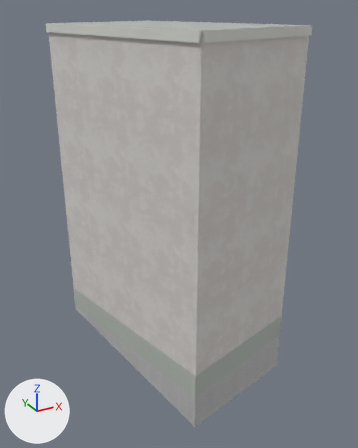
Two versions of the Blender file assets/blender/buildings/osm-way-49379130.blend, one commit apart.
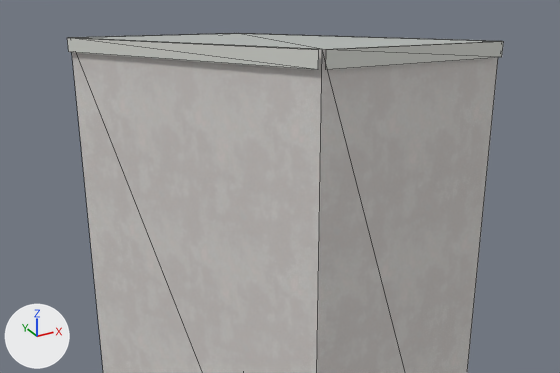
Each version appears first whole from a 50 mm camera at (-3.16, -6.02, 4.71) aimed at (0.09, -0.12, 1.76), and next in a close-up on the part from 1% to 97% of the width and 0% to 51% of the height. Arrows for +X, +Y and +Z are at lower left; the lights stay in place. The older version's two pictures come first. The close-ups show mesh edges as thin lines.

Script lines for the objects in view, before the commit:
```python
ob_reality_49379130_near_reality_aged_pale_plaster = bpy.data.objects.new('reality 49379130 near reality aged pale plaster', me_reality_49379130_near_reality_aged_pale_plaster)
ob_reality_49379130_near_reality_aged_pale_plaster.parent = ob_osm_way_49379130
ob_reality_49379130_near_reality_aged_pale_plaster.location = (0.0, 0.0, 0.0)
ob_reality_49379130_near_reality_flat_weathered_roof = bpy.data.objects.new('reality 49379130 near reality flat weathered roof', me_reality_49379130_near_reality_flat_weathered_roof)
ob_reality_49379130_near_reality_flat_weathered_roof.parent = ob_osm_way_49379130
ob_reality_49379130_near_reality_flat_weathered_roof.location = (0.0, 0.0, 0.0)
ob_reality_49379130_near_reality_pale_aluminum_sill = bpy.data.objects.new('reality 49379130 near reality pale aluminum sill', me_reality_49379130_near_reality_pale_aluminum_sill)
ob_reality_49379130_near_reality_pale_aluminum_sill.parent = ob_osm_way_49379130
ob_reality_49379130_near_reality_pale_aluminum_sill.location = (0.0, 0.0, 0.0)
```
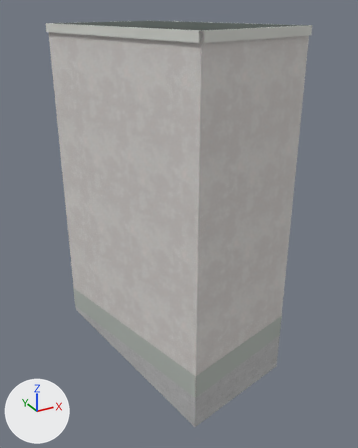
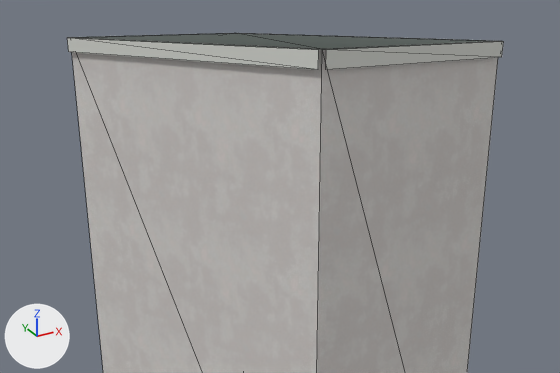
Diff of the bpy script that builds the scene:
```diff
--- a/assets/blender/buildings/osm-way-49379130.blend.py
+++ b/assets/blender/buildings/osm-way-49379130.blend.py
@@ img_roof_color_png @@
+img_roof_color_png = load_image('roof-color.png', '../../../public/models/architecture/textures/roof-color.png', 256, 256, 'sRGB')
@@ img_roof_normal_png @@
+img_roof_normal_png = load_image('roof-normal.png', '../../../public/models/architecture/textures/roof-normal.png', 256, 256, 'Non-Color')
@@ mat_reality_flat_weathered_roof @@
 mat_reality_flat_weathered_roof = bpy.data.materials.new('reality flat weathered roof')
-# nodes: BsdfPrincipled, OutputMaterial
-# colours: grey #b3b7b4
+# nodes: BsdfPrincipled, MixRGB, NormalMap, OutputMaterial, TexImage x2
+# colours: white #ffffff
+# uses the picture img_roof_color_png
+# uses the picture img_roof_normal_png
@@ me_reality_49379130_near_reality_pale_aluminum_sill @@
 # used by ob_reality_49379130_near_reality_pale_aluminum_sill; parent = ob_osm_way_49379130; location = (0.0, 0.0, 0.0)
-me_reality_49379130_near_reality_pale_aluminum_sill.from_pydata(...)  # 16 vertices, 8 faces; spans x -1.25..1.34, y -1.72..1.72, z 4.39..4.5
+me_reality_49379130_near_reality_pale_aluminum_sill.from_pydata(...)  # 32 vertices, 16 faces; spans x -1.25..1.34, y -1.72..1.72, z 4.39..4.5
+# me_reality_49379130_near_reality_pale_aluminum_sill part 1
+# 8 faces are deleted
+# 8 vertices are added at x -1.23..1.32, y -1.69..1.69, z 4.5
+# 8 new vertices lie (0.0, 0.0, 0.11) away from vertices in x -1.25..1.34, y -1.72..1.72, z 4.39
+# 16 new faces join them
 me_reality_49379130_near_reality_pale_aluminum_sill.materials.append(mat_reality_pale_aluminum_sill)
```

Pixel boxes [x1, y1, x2, y2] of what changed, in the close-ups (560 x 373 px):
'reality 49379130 near reality flat weathered roof', surface changed (darker): [84, 33, 484, 49] in both
part 1 of me_reality_49379130_near_reality_pale_aluminum_sill, built on: [84, 33, 484, 63] in both
